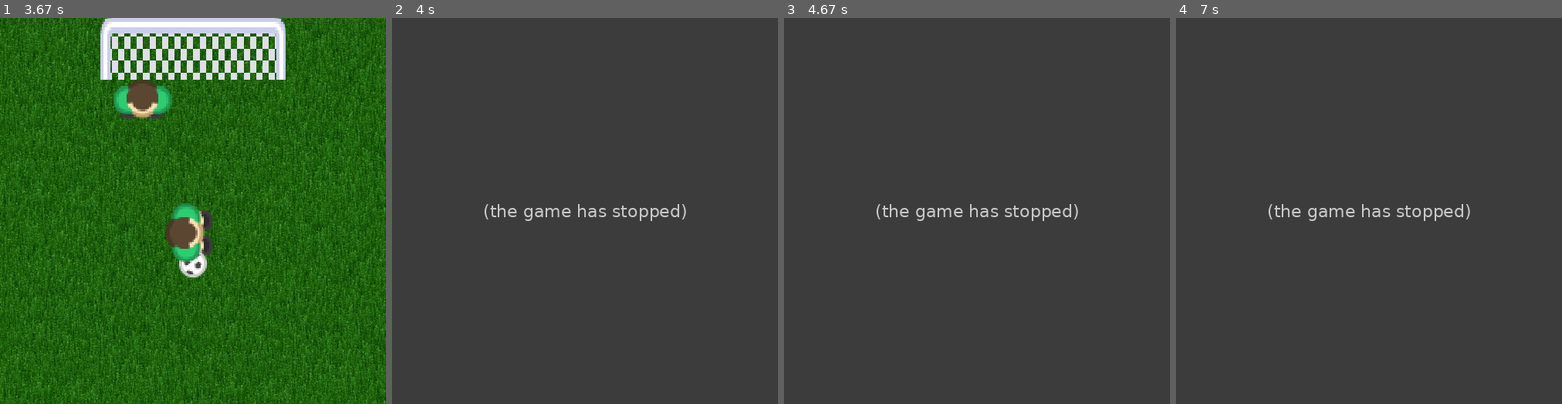
Above: before the commit, frames 1-4 (left to right).
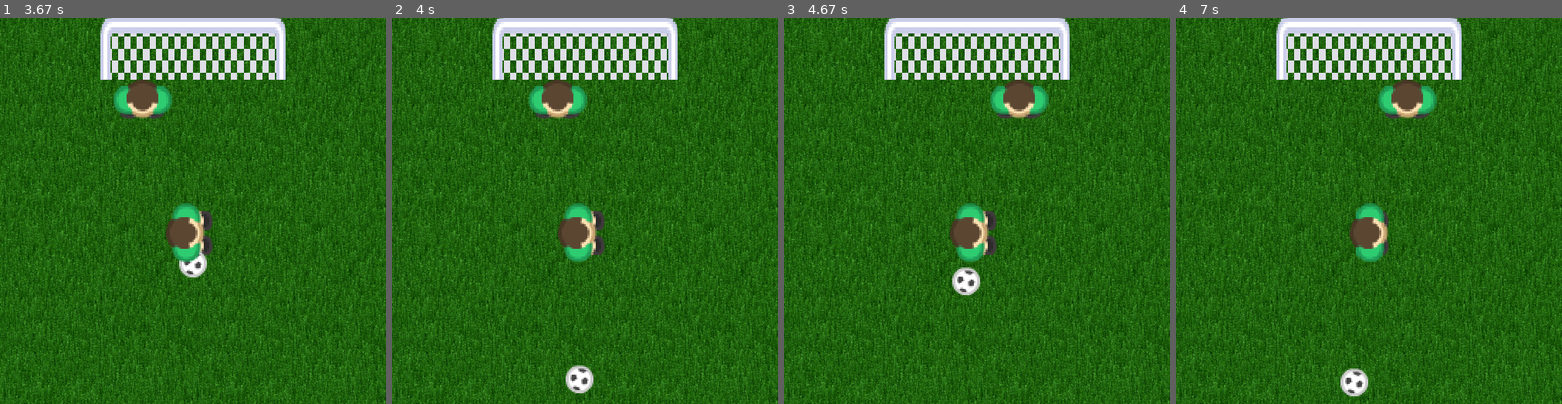
Above: after the commit, the same moments.

Repository: tara-nguyen/PyGame
Game: pygame game, started from MyFirstGameUsingClassesVer2.py
Two runs of this game, one before a commit and one after it. Both use one fixed random seed, a clock stepped at 60 frames per second and the inputs below.
Inputs:
- Up to frame 1 (3.67 s): hold Right 0.33-0.8 s; hold Up 0.83-1.13 s; tap Space at 0.9, 1.23, 1.53, 1.73, 2.03, 2.3, 2.63, 3.07, 3.47 s; tap S at 0.98, 2.38, 3.55 s; hold Right 1.17-1.63 s; hold Left 1.67-2.2 s; hold Down 2.23-2.53 s; hold Left 2.57-2.97 s; hold Up 3-3.37 s; hold Right from 3.4 s (still down)
- Up to frame 2 (4 s): keep holding Right; tap Space at 3.77 s
- Up to frame 3 (4.67 s): release Right at 4.03 s; hold Down 4.07-4.43 s; tap Space at 4.13 s
- Up to frame 4 (7 s): no input

Frame 1 is identical in both runs. In frame 2, 100% of the frame differs, in the area x 0-100%, y 0-100%; in frame 3, 100%; in frame 4, 100%.
Error before the commit: AttributeError: 'Outfielder' object has no attribute 'feetOut' (MyFirstGameUsingClassesVer2....; the game stopped at 3.67 s (later frames are placeholders)

Commit message:
Debug and test run

Diff:
--- a/MyFirstGameUsingClassesVer2.py
+++ b/MyFirstGameUsingClassesVer2.py
@@ -87,8 +87,7 @@
         # The ball will move if the foot touches it.
         if goalkeeper.touchedBall or striker.touchedBall:
             # nearest distance to the player that the ball can get
-            minDist = ball.center[1] + striker.bodyCenterStart[1] + \
-                      striker.feetOut - 5
+            minDist = ball.center[1] + striker.bodyCenterStart[1] - 5
             if goalkeeper.touchedBall:   # goalkeeper kicks the ball
                 goalkeeper.speed = gkStartSpeed   # reset goalkeeper's speed
                 # angle (measured in degrees) of the body with respect to the
Not shown, changed: ImagesInPyGame/.DS_Store
